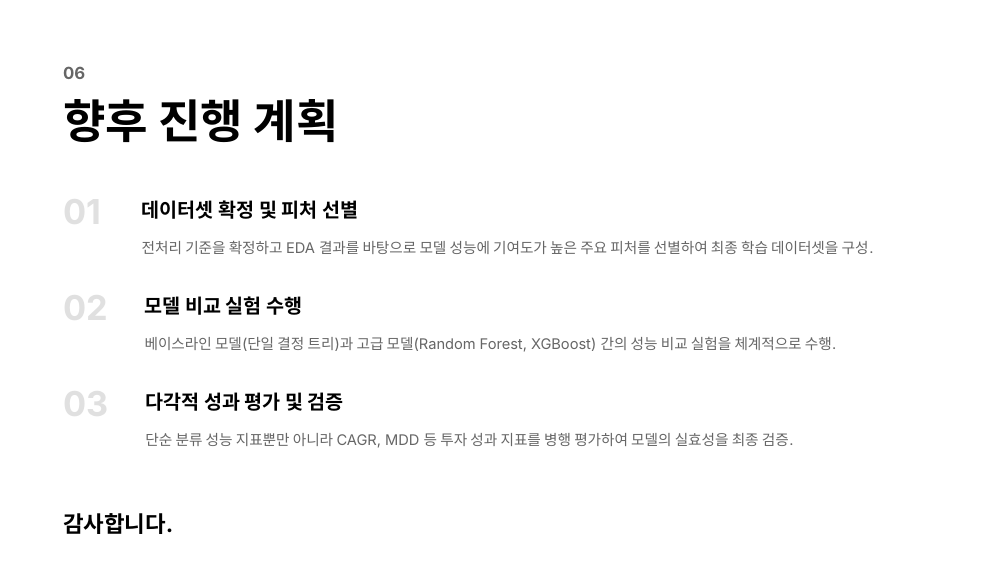
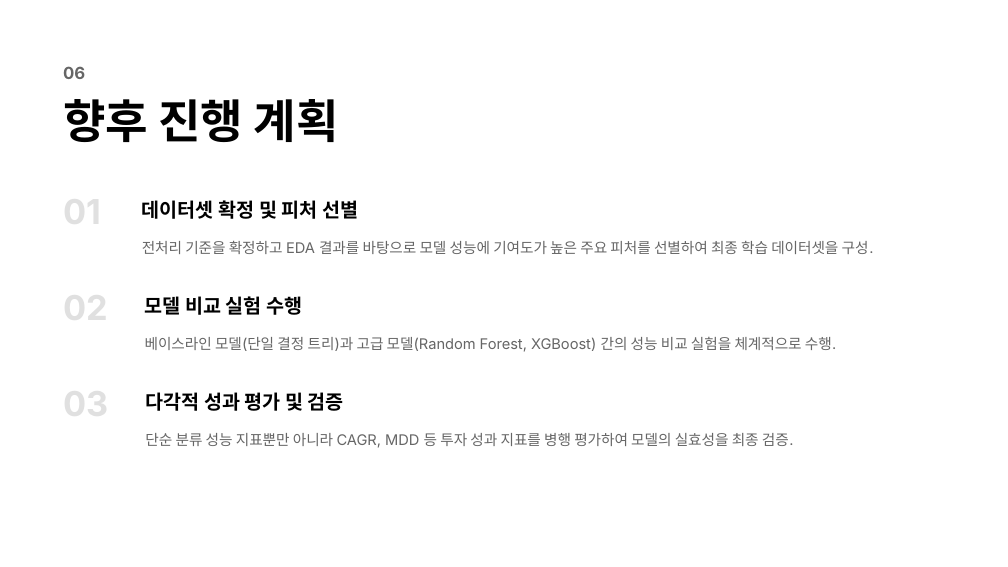
Before and after one commit to SJW1212/ML_project, a slide deck: slide 7 of 추가산출물/team10중간발표자료.pptx. Drawn at 1008x567 pixels with LibreOffice and Linux fonts; fonts in the diff are those of the drawing. Boxes give left, top, right and bottom in pixels: in the first picture for what was removed or moved away, otherwise in the second. Text is boxed around its words. In the diff, an @@ line names an element or a change of style, - is before the commit and + after.

Commit message:
Updated Changes

```diff
--- a/추가산출물/team10중간발표자료.pptx
+++ b/추가산출물/team10중간발표자료.pptx
@@ text removed at <box>63,513,173,534</box> @@
-감사합니다.
```
